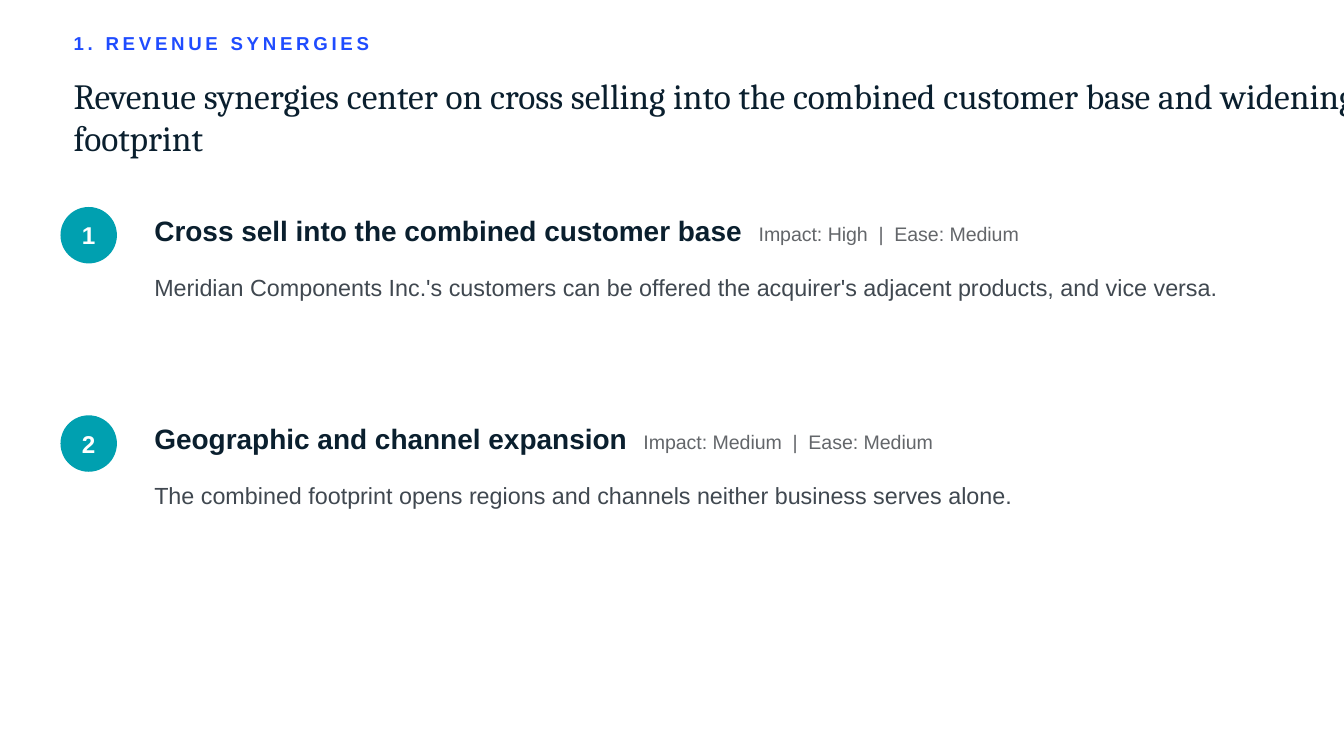
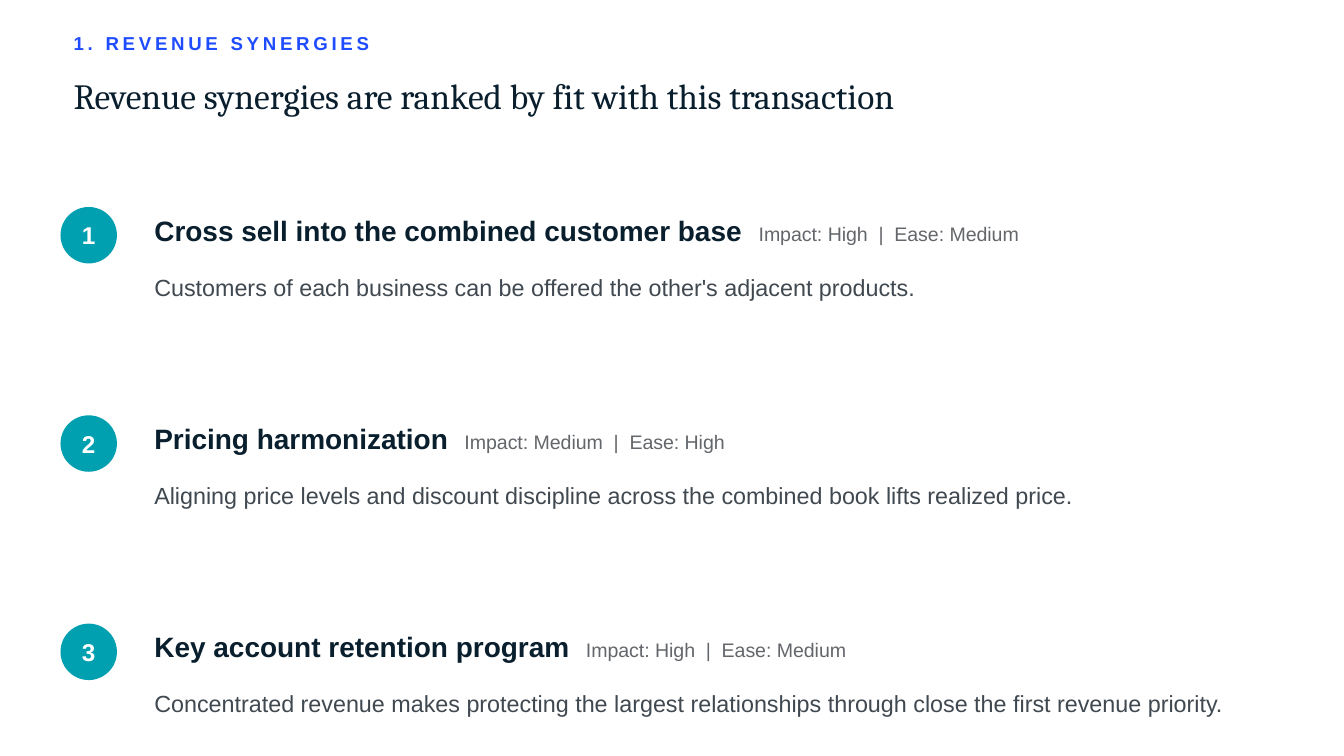
Before and after one commit to joshuakeum9-cell/dealdesk, a slide deck: slide 3 of samples/financial_Presentation.pptx. Drawn at 1344x756 pixels with LibreOffice and Linux fonts; fonts in the diff are those of the drawing. Boxes give left, top, right and bottom in pixels: in the first picture for what was removed or moved away, otherwise in the second. Text is boxed around its words. In the diff, an @@ line names an element or a change of style, - is before the commit and + after.

```diff
--- a/samples/financial_Presentation.pptx
+++ b/samples/financial_Presentation.pptx
@@ text at (74, 84, 894, 117): text changed @@
-Revenue synergies center on cross selling into the combined customer base and widening the addressable footprint
+Revenue synergies are ranked by fit with this transaction
@@ text at (154, 279, 915, 301): text changed @@
-Meridian Components Inc.'s customers can be offered the acquirer's adjacent products, and vice versa.
+Customers of each business can be offered the other's adjacent products.
@@ text at (154, 428, 725, 454): text changed; size 15 to 10.5 pt; text colour #0A1F2E to #63666A; bold off @@
-Geographic and channel expansion Impact: Medium | Ease: Medium
+Pricing harmonization Impact: Medium | Ease: High
@@ text at (154, 487, 1072, 509): text changed @@
-The combined footprint opens regions and channels neither business serves alone.
+Aligning price levels and discount discipline across the combined book lifts realized price.
@@ ellipse added at (60, 624, 117, 680), fill #00A0B0, 13 pt, text #FFFFFF, bold @@
+3
@@ text added at (154, 636, 846, 662), 15 pt, text #0A1F2E, bold @@
+Key account retention program Impact: High | Ease: Medium
@@ text added at (154, 695, 1223, 717), 12.5 pt, text #404850 @@
+Concentrated revenue makes protecting the largest relationships through close the first revenue priority.
```
Also in this commit, not shown: 3 other slides changed, 12 other files.
